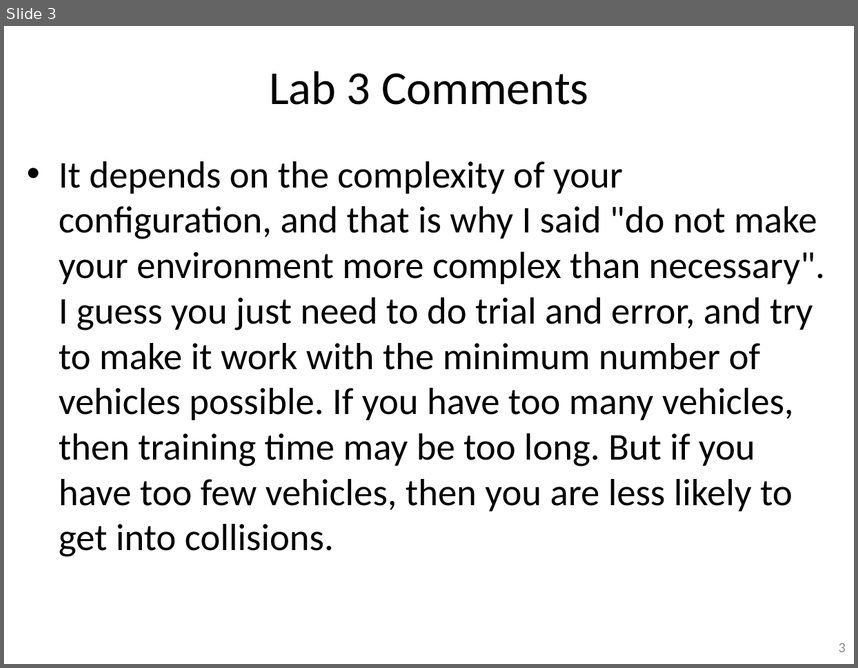
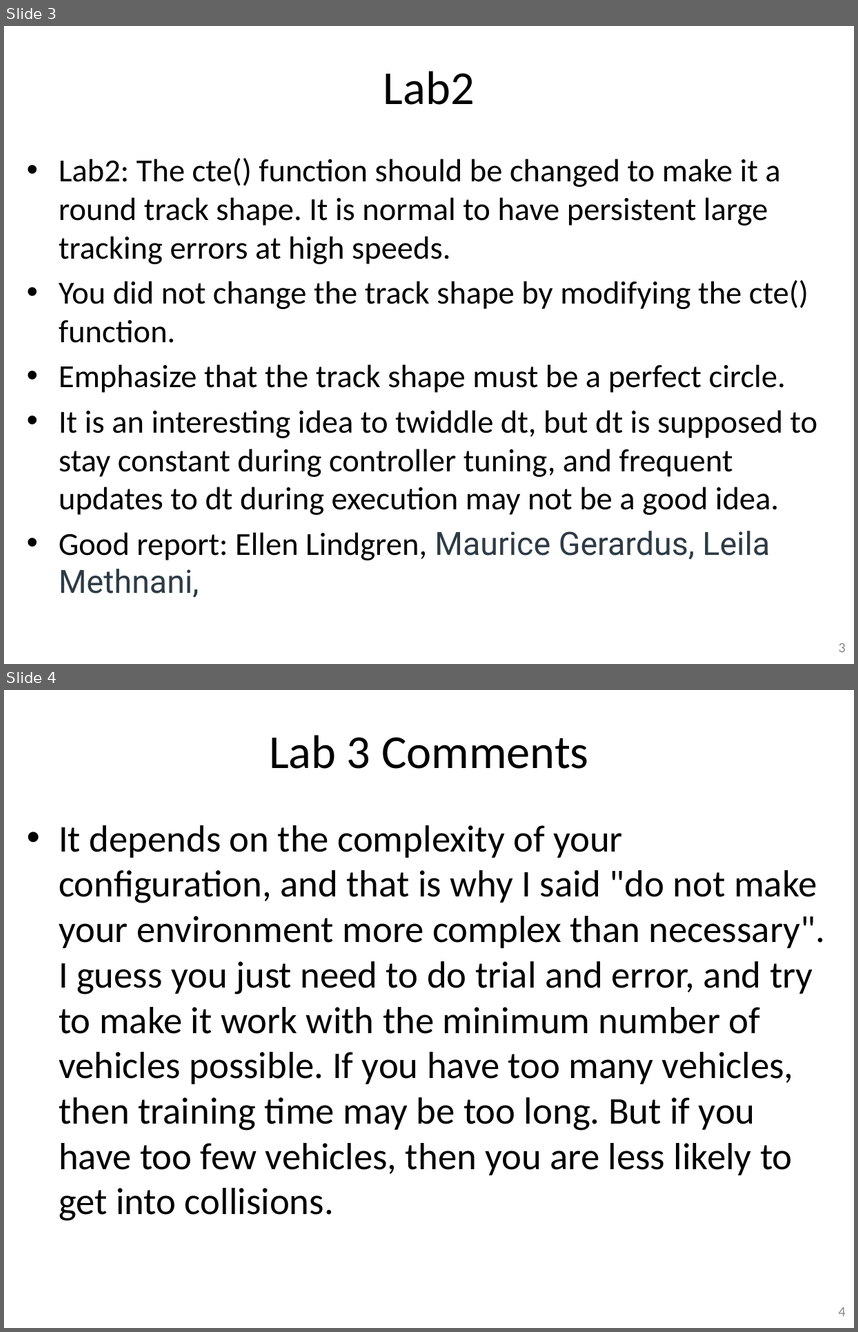
Before and after one commit to guzonghua/saav, a slide deck: PPTs/bak/UMU SDC TODO.pptx. Shown one above the other, each under a label of ours: slide 3 before the commit, slides 3 and 4 after it. The pictures are 858x668 and 858x1332 pixels, drawn with LibreOffice and Linux fonts; fonts in the diff are those of the drawing. Boxes give left, top, right and bottom in pixels: in the first picture for what was removed or moved away, otherwise in the second. Text is boxed around its words. In the diff, an @@ line names an element or a change of style, - is before the commit and + after.

```diff
--- a/PPTs/bak/UMU SDC TODO.pptx
+++ b/PPTs/bak/UMU SDC TODO.pptx
@@ slide 3 added at box(4, 26, 854, 664), background #FFFFFF; not listed: 1 template element that a slide beside it also shows @@
@@ title added at box(383, 71, 475, 105), 40 pt, text #000000 @@
+Lab2
@@ text added at box(59, 158, 818, 597), 27.2 pt, text #000000 @@
+• Lab2: The cte() function should be changed to make it a round track shape. It is normal to have persistent large tracking errors at high speeds.
+• You did not change the track shape by modifying the cte() function.
+• Emphasize that the track shape must be a perfect circle.
+• It is an interesting idea to twiddle dt, but dt is supposed to stay constant during controller tuning, and frequent updates to dt during execution may not be a good idea.
+• Good report: Ellen Lindgren, Maurice Gerardus, Leila Methnani,
@@ what was slide 3 is now slide 4 @@
@@ page number at box(838, 1307, 845, 1316): text changed @@
-3
+4
```
Also in this commit, not shown: 1 slide changed, 1 other slide added, 1 slide removed, 11 other files.
